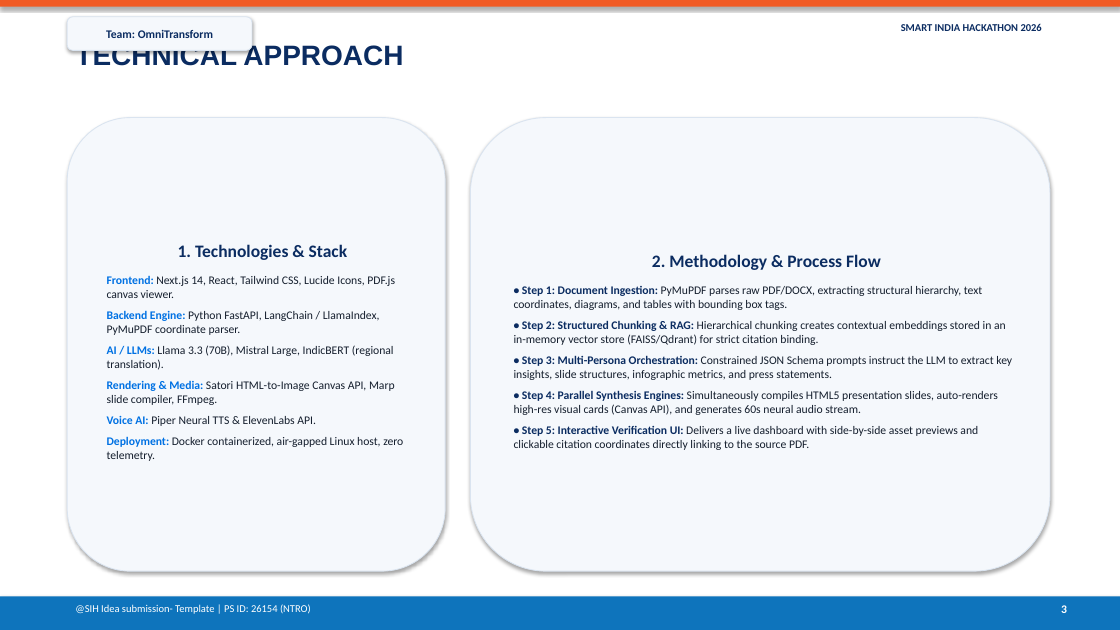
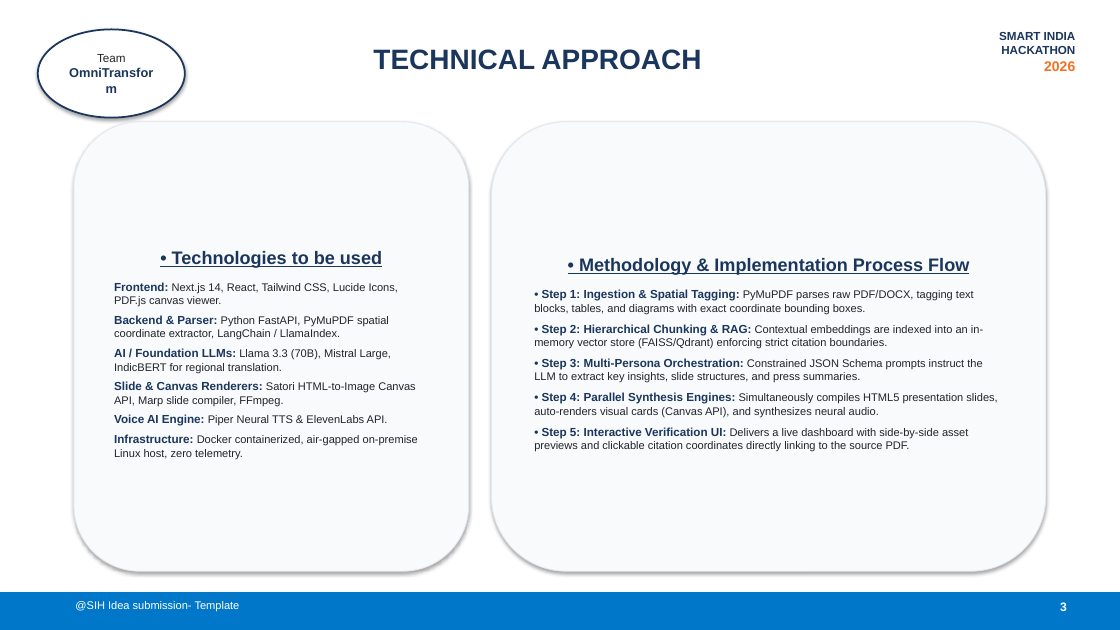
Before and after one commit to hrlpavan/sih-2026-media-problem-statements, a slide deck: slide 3 of SIH2026_Idea_Presentation_PS26154.pptx. Drawn at 1120x630 pixels with LibreOffice and Linux fonts; fonts in the diff are those of the drawing. Boxes give left, top, right and bottom in pixels: in the first picture for what was removed or moved away, otherwise in the second. Text is boxed around its words. In the diff, an @@ line names an element or a change of style, - is before the commit and + after.

Commit message:
Apply strict official SIH color palette, Golden Ratio typography, and Rule of Thirds layout

```diff
--- a/SIH2026_Idea_Presentation_PS26154.pptx
+++ b/SIH2026_Idea_Presentation_PS26154.pptx
@@ rectangle removed at box(0, 0, 1120, 7) @@
@@ ellipse "Team": place and size @@
-ellipse "Team" at box(67, 17, 252, 50)
+ellipse "Team" at box(38, 29, 185, 118)
@@ ellipse "Team" at box(38, 29, 185, 118): rounded rectangle to ellipse; fill #F5F8FC to #FFFFFF; outline #DAE4F0 0.75 pt to #1B365D 1.5 pt @@
@@ text in ellipse at box(97, 54, 125, 62): text changed; size 10 to 11 pt; font Calibri to Arial; text colour #0B2C61 to #1B365D @@
-Team: OmniTransform
+Team
+OmniTransform
@@ text "TECHNICAL APPROACH": place and size @@
-text "TECHNICAL APPROACH" at box(75, 43, 403, 66)
+text "TECHNICAL APPROACH" at box(373, 49, 701, 70)
@@ text "TECHNICAL APPROACH" at box(373, 49, 701, 70): text colour #0B2C61 to #1B365D; alignment left to centre @@
@@ text at box(999, 32, 1076, 71): text changed; size 9 to 10 pt; font Calibri to Arial; text colour #0B2C61 to #1B365D @@
-SMART INDIA HACKATHON 2026
+SMART INDIA
+HACKATHON
+2026
@@ rounded rectangle "• Technologies to be used" at box(74, 122, 469, 571): fill #F5F8FC to #F8FAFC; outline #DAE4F0 0.75 pt to #E2E8F0 0.75 pt @@
@@ rounded rectangle "• Technologies to be used": place and size @@
-rounded rectangle "• Technologies to be used" at box(67, 118, 445, 571)
+rounded rectangle "• Technologies to be used" at box(74, 122, 469, 571)
@@ rounded rectangle "• Methodology & Implementation Process ...": place and size @@
-rounded rectangle "• Methodology & Implementation Process ..." at box(471, 118, 1050, 571)
+rounded rectangle "• Methodology & Implementation Process ..." at box(492, 122, 1046, 571)
@@ rounded rectangle "• Methodology & Implementation Process ..." at box(492, 122, 1046, 571): fill #F5F8FC to #F8FAFC; outline #DAE4F0 0.75 pt to #E2E8F0 0.75 pt @@
@@ text in rounded rectangle at box(172, 251, 382, 268): text changed; size 15 to 15.5 pt; font Calibri to Arial; text colour #0B2C61 to #1B365D @@
-1. Technologies & Stack
+• Technologies to be used
@@ text in rounded rectangle at box(534, 258, 997, 417): text changed; size 10 to 9.5 pt; font Calibri to Arial; text colour #141E2D to #212529 @@
-2. Methodology & Process Flow
-• Step 1: Document Ingestion: PyMuPDF parses raw PDF/DOCX, extracting structural hierarchy, text coordinates, diagrams, and tables with bounding box tags.
-• Step 2: Structured Chunking & RAG: Hierarchical chunking creates contextual embeddings stored in an in-memory vector store (FAISS/Qdrant) for strict citation binding.
-• Step 3: Multi-Persona Orchestration: Constrained JSON Schema prompts instruct the LLM to extract key insights, slide structures, infographic metrics, and press statements.
-• Step 4: Parallel Synthesis Engines: Simultaneously compiles HTML5 presentation slides, auto-renders high-res visual cards (Canvas API), and generates 60s neural audio stream.
+• Methodology & Implementation Process Flow
+• Step 1: Ingestion & Spatial Tagging: PyMuPDF parses raw PDF/DOCX, tagging text blocks, tables, and diagrams with exact coordinate bounding boxes.
+• Step 2: Hierarchical Chunking & RAG: Contextual embeddings are indexed into an in-memory vector store (FAISS/Qdrant) enforcing strict citation boundaries.
+• Step 3: Multi-Persona Orchestration: Constrained JSON Schema prompts instruct the LLM to extract key insights, slide structures, and press summaries.
+• Step 4: Parallel Synthesis Engines: Simultaneously compiles HTML5 presentation slides, auto-renders visual cards (Canvas API), and synthesizes neural audio.
@@ text in rounded rectangle at box(114, 282, 398, 307): size 10 to 9.5 pt, text colour #141E2D to #212529 in "Next.js 14, React, Tailwind CSS, Lucide Icons, ..."; font Calibri to Arial in "Frontend: Next.js 14, React, Tailwind CSS, Lucide ..."; text colour #0071E3 to #1B365D in "Frontend:"; less space between paragraphs @@
@@ text in rounded rectangle at box(114, 315, 418, 459): text changed; size 10 to 9.5 pt; font Calibri to Arial; text colour #141E2D to #212529 @@
-Backend Engine: Python FastAPI, LangChain / LlamaIndex, PyMuPDF coordinate parser.
-AI / LLMs: Llama 3.3 (70B), Mistral Large, IndicBERT (regional translation).
-Rendering & Media: Satori HTML-to-Image Canvas API, Marp slide compiler, FFmpeg.
-Voice AI: Piper Neural TTS & ElevenLabs API.
-Deployment: Docker containerized, air-gapped Linux host, zero telemetry.
+Backend & Parser: Python FastAPI, PyMuPDF spatial coordinate extractor, LangChain / LlamaIndex.
+AI / Foundation LLMs: Llama 3.3 (70B), Mistral Large, IndicBERT for regional translation.
+Slide & Canvas Renderers: Satori HTML-to-Image Canvas API, Marp slide compiler, FFmpeg.
+Voice AI Engine: Piper Neural TTS & ElevenLabs API.
+Infrastructure: Docker containerized, air-gapped on-premise Linux host, zero telemetry.
@@ text in rounded rectangle at box(534, 427, 968, 452): size 10 to 9.5 pt, text colour #141E2D to #212529 in "Delivers a live dashboard with side-by-side asset ..."; font Calibri to Arial in "• Step 5: Interactive Verification UI: Delivers ..."; text colour #0B2C61 to #1B365D in "• Step 5: Interactive Verification UI:" @@
@@ rectangle: place and size @@
-rectangle at box(0, 597, 1120, 630)
+rectangle at box(0, 592, 1120, 630)
@@ rectangle at box(0, 592, 1120, 630): fill #0E74BC to #0077C8 @@
@@ text "3" at box(1060, 602, 1067, 611): size 10 to 10.5 pt, font Calibri to Arial @@
@@ text at box(75, 601, 240, 612): text changed; size 9 to 9.5 pt; font Calibri to Arial @@
-@SIH Idea submission- Template | PS ID: 26154 (NTRO)
+@SIH Idea submission- Template
```
Also in this commit, not shown: 5 other slides changed, 1 other file.
